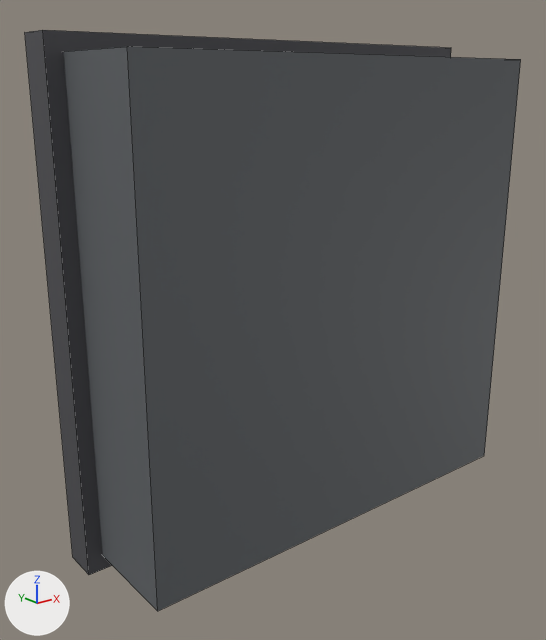
Renders of the Blender file assets/source/prop_vent.blend from each side of a commit.
One viewpoint serves both versions: a 50 mm lens placed at (-1.62, -1.81, 0.67), pointed at (-0.1, 0.09, -0.09). The axes (+X, +Y, +Z) are drawn at lower left. The lights are the same throughout. The picture after the commit comes second. Mesh edges are drawn as thin lines.

The older version as bpy lines, for what is in view:
```python
mat_ns_body_dark = principled_material('ns_body_dark')
mat_ns_body_dark.base_color = (0.13, 0.14, 0.15)  # dark grey #65696c
mat_ns_body_dark.metallic = 0.18
mat_ns_body_dark.roughness = 0.62
me_prop_vent_mesh = bpy.data.meshes.new('prop_vent_mesh')
me_prop_vent_mesh.from_pydata(...)  # 104 vertices, 76 faces; spans x -0.8..0.8, y -0.2..0.3, z -0.8..0.8
# faces by material slot: [6, 46, 24]
me_prop_vent_mesh.materials.append(mat_ns_body_dark)  # dark grey #65696c
me_prop_vent_mesh.materials.append(mat_ns_trim)  # dark grey #555559
me_prop_vent_mesh.materials.append(mat_ns_body)  # grey #93979b
ob_prop_vent = bpy.data.objects.new('prop_vent', me_prop_vent_mesh)
ob_prop_vent.location = (0.0, 0.0, 0.0)
```
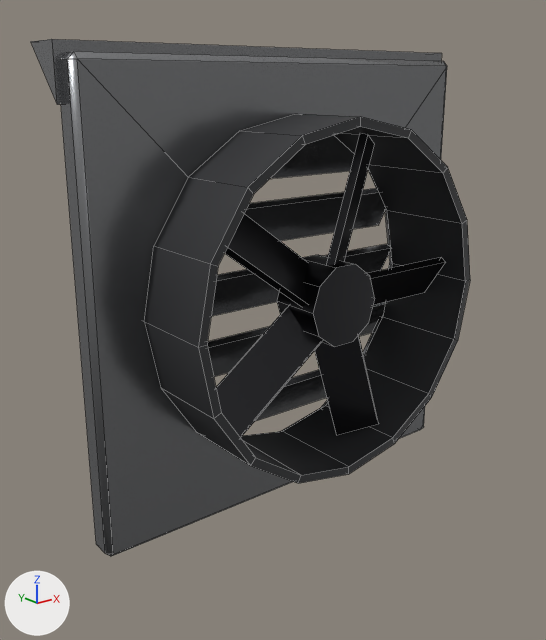
Pixel boxes [x1, y1, x2, y2] of what changed, in the pictures (546 x 640 px; the box of a moved part takes in the faces that stretch with it):
'prop_vent', recoloured, reshaped (11% narrower, 11% shorter)
    before: [25, 30, 521, 611]
    after: [31, 39, 470, 556]
part 1 of me_prop_vent_mesh, added
    after: [277, 255, 375, 347]
part 2 of me_prop_vent_mesh, rebuilt (29% narrower, 35% shorter)
    before: [63, 47, 521, 611]
    after: [144, 114, 470, 483]
part 3 of me_prop_vent_mesh, rebuilt (not visible before)
    after: [211, 244, 392, 316]
part 4 of me_prop_vent_mesh, rebuilt (9% narrower, 7% shorter)
    before: [25, 30, 451, 575]
    after: [61, 51, 447, 556]
part 5 of me_prop_vent_mesh, rebuilt (not visible before)
    after: [244, 188, 386, 241]
part 6 of me_prop_vent_mesh, rebuilt (not visible before)
    after: [31, 39, 442, 104]
part 7 of me_prop_vent_mesh, rebuilt (not visible before)
    after: [207, 302, 386, 377]
part 8 of me_prop_vent_mesh, moved or reshaped (not visible before)
    after: [216, 133, 446, 438]

The change, as a diff of the scene's bpy script:
```diff
--- a/assets/source/prop_vent.blend.py
+++ b/assets/source/prop_vent.blend.py
@@ mat_ns_body_dark @@
 mat_ns_body_dark = principled_material('ns_body_dark')
-mat_ns_body_dark.base_color = (0.13, 0.14, 0.15)  # dark grey #65696c
+mat_ns_body_dark.base_color = (0.026, 0.027, 0.03)  # dark grey #2d2e30
 mat_ns_body_dark.metallic = 0.18
@@ mat_ns_steel @@
+mat_ns_steel = principled_material('ns_steel')
+mat_ns_steel.base_color = (0.29, 0.295, 0.305)  # grey #939496
+mat_ns_steel.metallic = 0.95
+mat_ns_steel.roughness = 0.22
@@ me_prop_vent_mesh @@
 # used by ob_prop_vent; location = (0.0, 0.0, 0.0)
-me_prop_vent_mesh.from_pydata(...)  # 104 vertices, 76 faces; spans x -0.8..0.8, y -0.2..0.3, z -0.8..0.8
+me_prop_vent_mesh.from_pydata(...)  # 274 vertices, 217 faces; spans x -0.77..0.77, y -0.19..0.3, z -0.75..0.78
+# me_prop_vent_mesh part 1: a new loose piece, a 10-sided cylinder along y spanning x -0.14..0.14, y -0.15..0.03, z -0.13..0.13, in mat_ns_trim (dark grey #37373a)
+# me_prop_vent_mesh part 2: the loose piece of 8 vertices spanning x -0.75..0.75, y -0.2..0.2, z -0.75..0.75 is rebuilt with 64 vertices and now spans x -0.58..0.58, y -0.19..0.16, z -0.58..0.58
+# me_prop_vent_mesh part 3: the loose piece of 8 vertices spanning x -0.67..0.67, y 0.18..0.3, z -0.08..0.1 is rebuilt with 8 vertices and now spans x -0.54..0.54, y 0.16..0.25, z -0.08..0.08, in mat_ns_steel (grey #939496)
+# me_prop_vent_mesh part 4: the loose piece of 8 vertices spanning x -0.8..0.8, y 0.14..0.26, z -0.8..0.8 is rebuilt with 56 vertices and now spans x -0.75..0.75, y 0.1..0.2, z -0.75..0.75, in mat_ns_steel (grey #939496)
+# me_prop_vent_mesh part 5: the loose piece of 8 vertices spanning x -0.67..0.67, y 0.18..0.3, z 0.2..0.38 is rebuilt with 8 vertices and now spans x -0.54..0.54, y 0.16..0.25, z 0.14..0.3, in mat_ns_steel (grey #939496)
+# me_prop_vent_mesh part 6: the loose piece of 8 vertices spanning x -0.67..0.67, y 0.18..0.3, z 0.48..0.66 is rebuilt with 6 vertices and now spans x -0.77..0.77, y 0.16..0.3, z 0.62..0.78, in mat_ns_steel (grey #939496)
+# me_prop_vent_mesh part 7: the loose piece of 8 vertices spanning x -0.67..0.67, y 0.18..0.3, z -0.36..-0.18 is rebuilt with 8 vertices and now spans x -0.54..0.54, y 0.16..0.25, z -0.3..-0.14, in mat_ns_steel (grey #939496)
+# me_prop_vent_mesh part 8
+# 56 vertices are removed from x -0.67..0.67, y -0.18..0.3, z -0.64..0.5
+# 40 faces are deleted
+# 48 vertices are added at x -0.54..0.53, y -0.11..0.25, z -0.53..0.53
+# 8 new vertices lie (1.08, 0.0, 0.0) away from vertices in x -0.54, y 0.16..0.25, z -0.52..0.52
+# 30 new faces join them, mat_ns_trim (dark grey #37373a)
+# 12 new faces join them, mat_ns_steel (grey #939496)
+# me_prop_vent_mesh part 9: the surface is now shaded smooth
+# other edits to the shape of me_prop_vent_mesh do not show in these pictures
 me_prop_vent_mesh.materials.append(mat_ns_body_dark)
 me_prop_vent_mesh.materials.append(mat_ns_trim)
-me_prop_vent_mesh.materials.append(mat_ns_body)  # grey #93979b
+me_prop_vent_mesh.materials.append(mat_ns_steel)  # grey #939496
```
